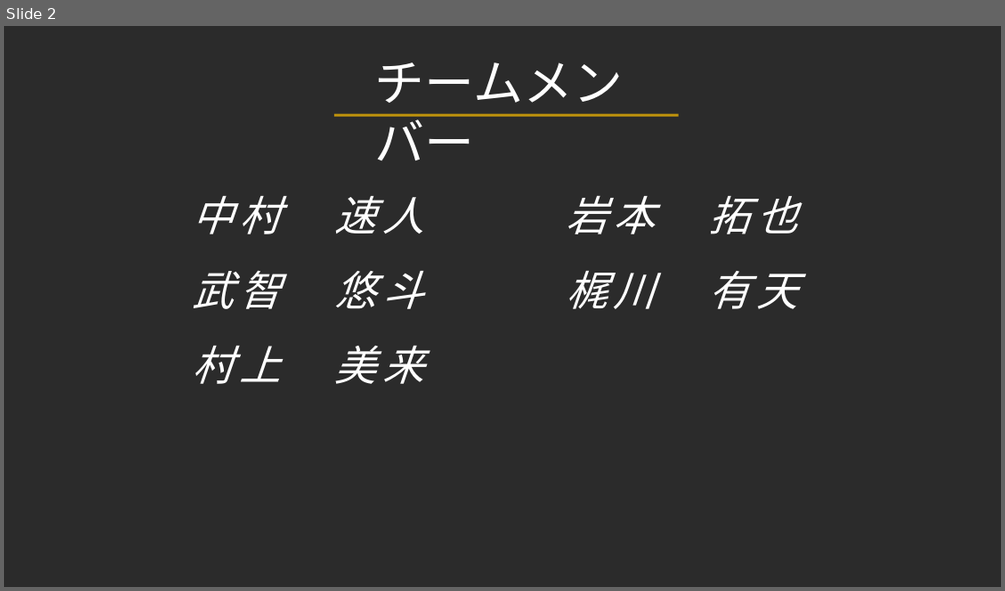
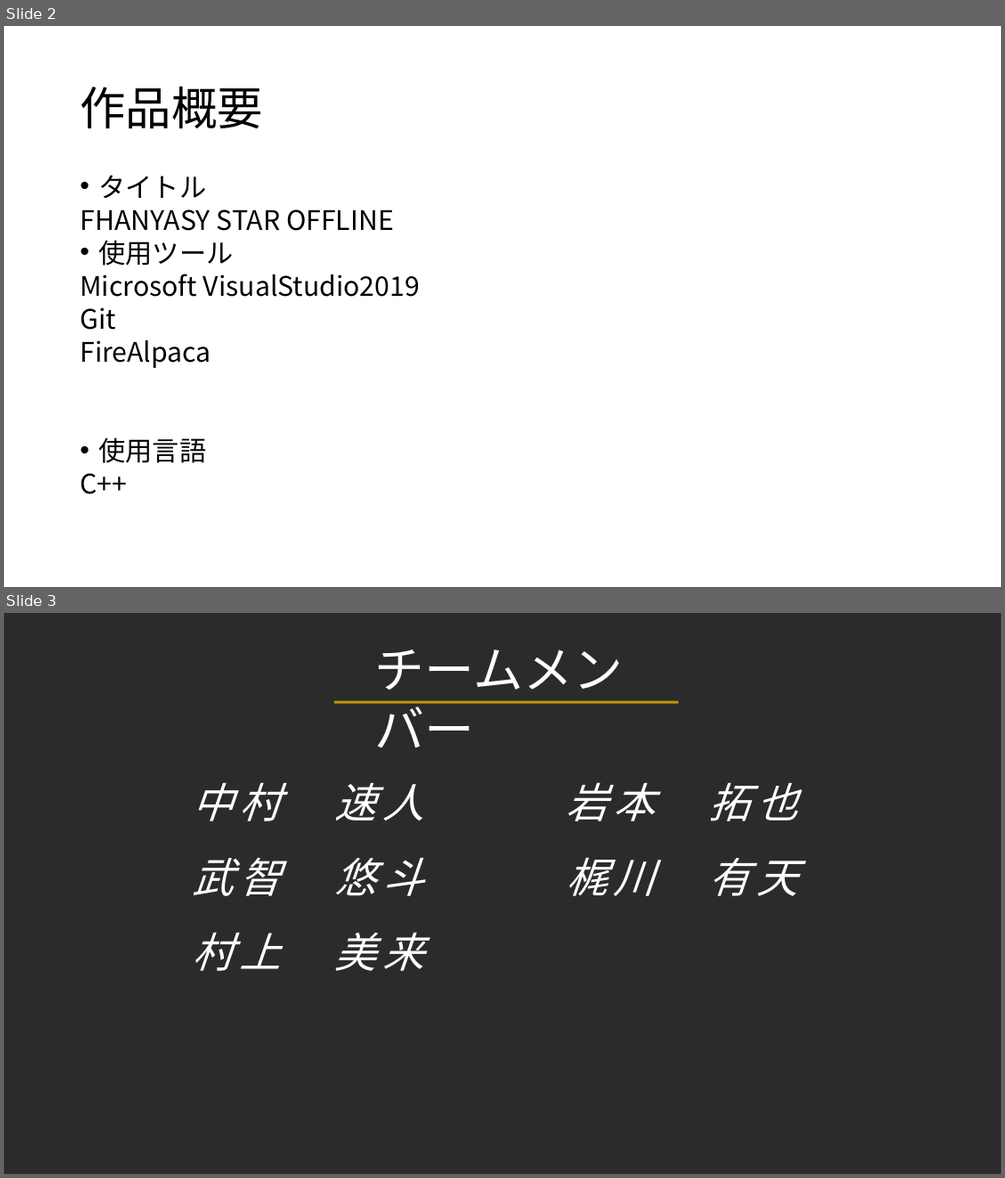
Before and after one commit to kyarameru1102/Phantasy-Star-Offline4, a slide deck: 卒研発表用プレゼン/卒研発表用プレゼン.pptx. Shown one above the other, each under a label of ours: slide 2 before the commit, slides 2 and 3 after it. The pictures are 1005x591 and 1005x1178 pixels, drawn with LibreOffice and Linux fonts; fonts in the diff are those of the drawing; background and template pictures are left out; a plain dark background stands for a picture behind light text. Boxes give left, top, right and bottom in pixels: in the first picture for what was removed or moved away, otherwise in the second. Text is boxed around its words. In the diff, an @@ line names an element or a change of style, - is before the commit and + after.

```diff
--- a/卒研発表用プレゼン/卒研発表用プレゼン.pptx
+++ b/卒研発表用プレゼン/卒研発表用プレゼン.pptx
@@ slide 2 added at [4, 26, 1001, 587], background picture (left out) @@
@@ title added at [80, 87, 262, 128], 44 pt, text #000000 @@
+作品概要
@@ text added at [80, 175, 420, 494], 25.9 pt, text #000000 @@
+• タイトル
+FHANYASY STAR OFFLINE
+• 使用ツール
+Microsoft VisualStudio2019
+Git
+FireAlpaca
+• 使用言語
+C++
@@ what was slide 2 is now slide 3 @@
```
Also in this commit, not shown: 1 other slide added.
